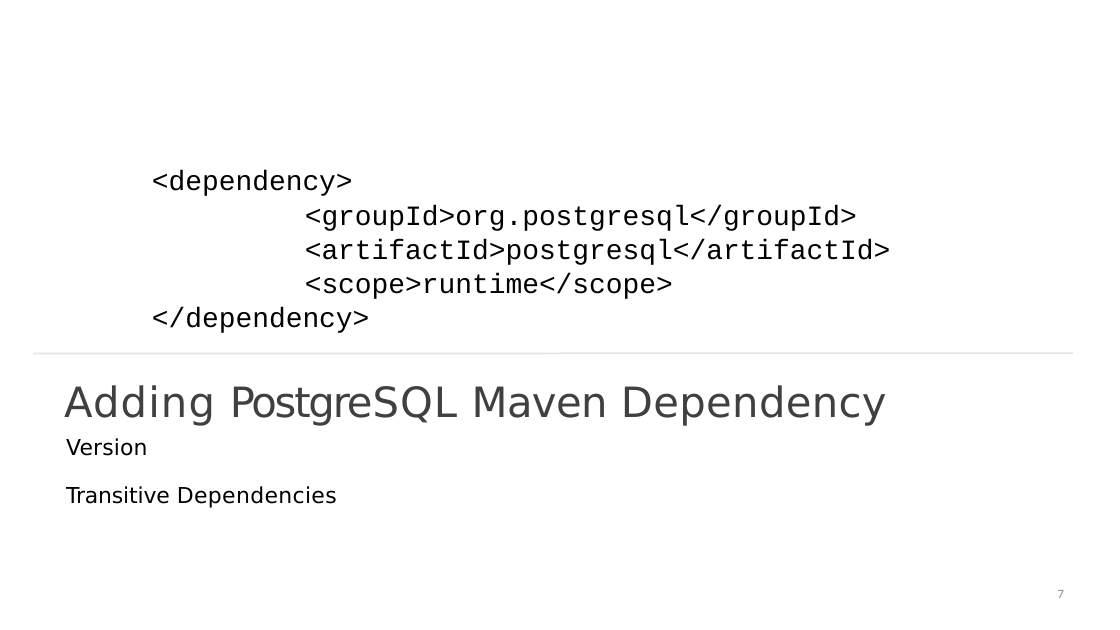
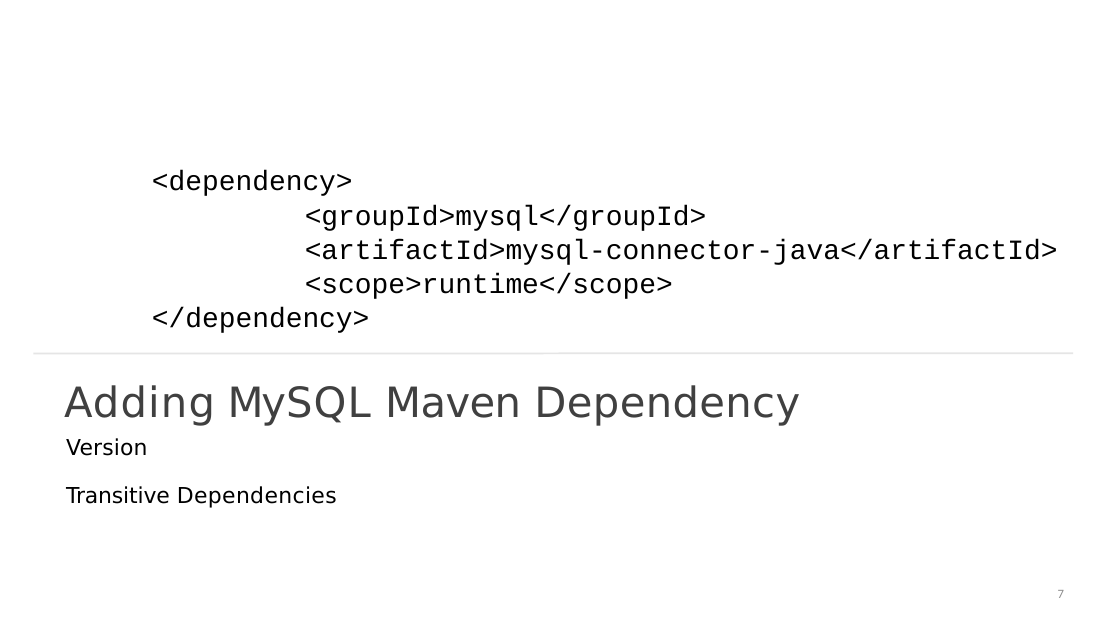
Before and after one commit to StevenJoseph19/JEE-Mulesoft, a slide deck: slide 7 of 3. Spring 5.0 (Core, MVC, REST, Data JPA, Data REST)/Day 7/Slides/6. Configuration of Spring and JPA for Development/configuration-of-spring-and-jpa-for-development-slides.pptx. Drawn at 1120x630 pixels with LibreOffice and Linux fonts; fonts in the diff are those of the drawing. Boxes give left, top, right and bottom in pixels: in the first picture for what was removed or moved away, otherwise in the second. Text is boxed around its words. In the diff, an @@ line names an element or a change of style, - is before the commit and + after.

```diff
--- a/3. Spring 5.0 (Core, MVC, REST, Data JPA, Data REST)/Day 7/Slides/6. Configuration of Spring and JPA for Development/configuration-of-spring-and-jpa-for-development-slides.pptx
+++ b/3. Spring 5.0 (Core, MVC, REST, Data JPA, Data REST)/Day 7/Slides/6. Configuration of Spring and JPA for Development/configuration-of-spring-and-jpa-for-development-slides.pptx
@@ text at box(305, 205, 1058, 265): text changed @@
-<groupId>org.postgresql</groupId>
-<artifactId>postgresql</artifactId>
+<groupId>mysql</groupId>
+<artifactId>mysql-connector-java</artifactId>
@@ text at box(64, 385, 800, 426): text changed @@
-Adding PostgreSQL Maven Dependency
+Adding MySQL Maven Dependency
```
Also in this commit, not shown: 1 other slide changed.
